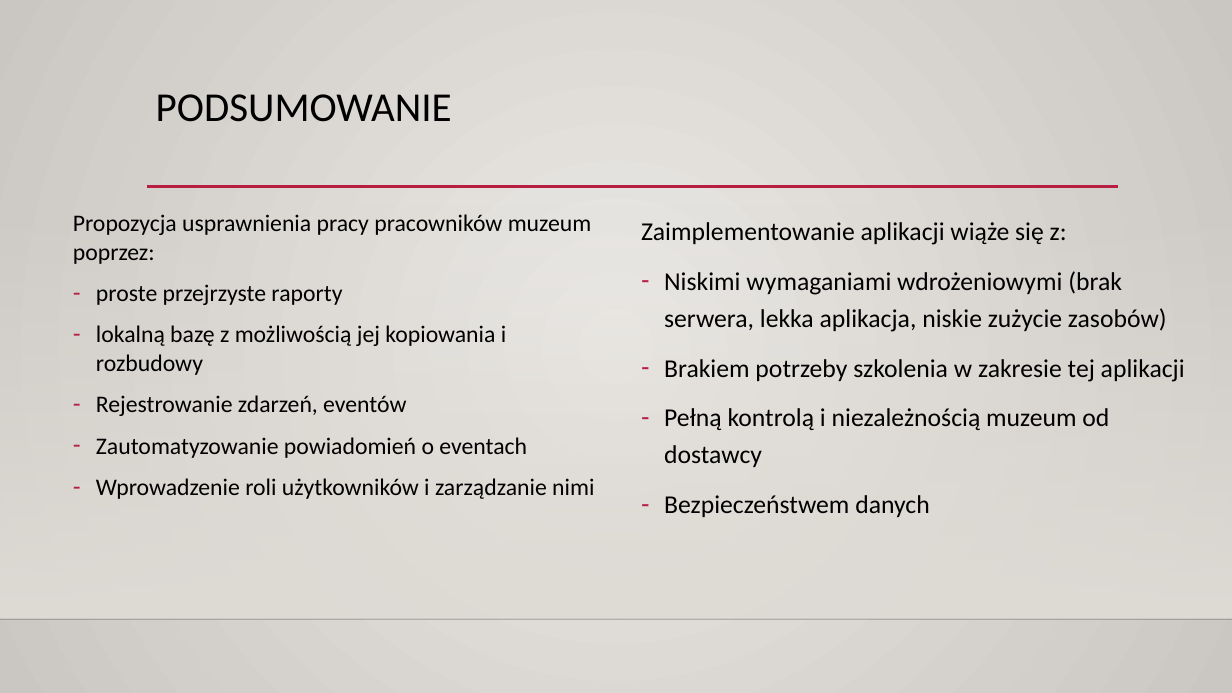
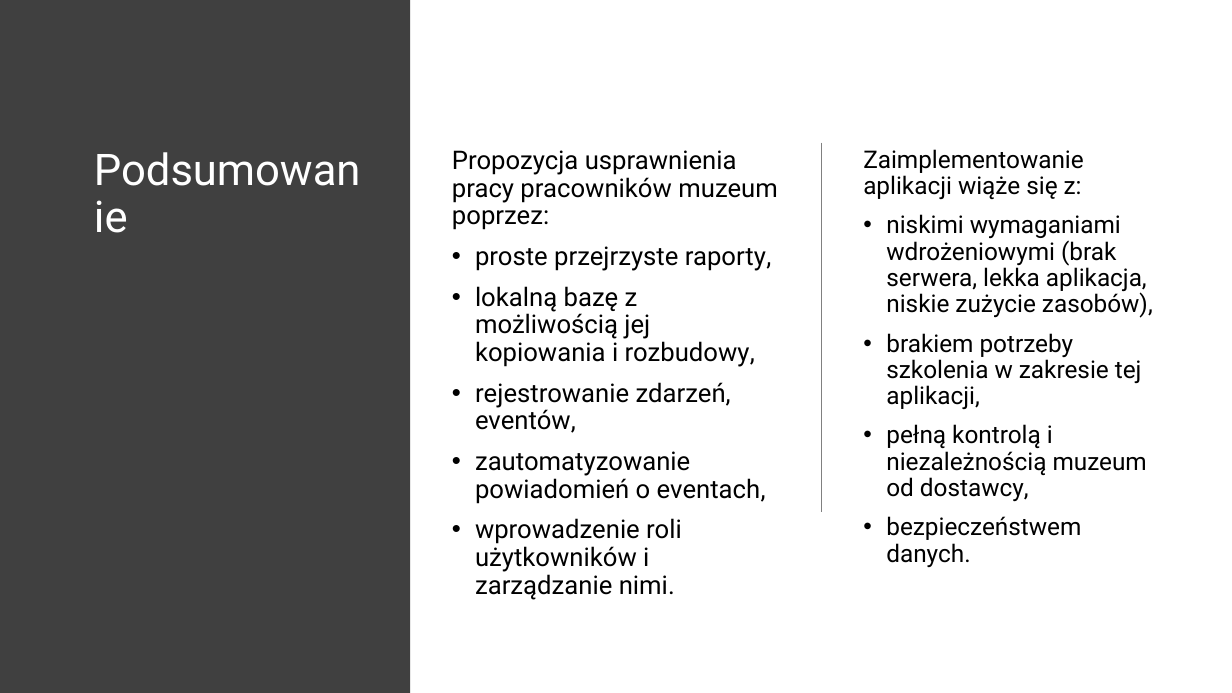
Before and after one commit to oliwiaglodek/MuzeumWPF, a slide deck: slide 21 of Prezentacja na obronę.pptx (slide 22 before the commit). Drawn at 1232x693 pixels with LibreOffice and Linux fonts; fonts in the diff are those of the drawing; background and template pictures are left out. Boxes give left, top, right and bottom in pixels: in the first picture for what was removed or moved away, otherwise in the second. Text is boxed around its words. In the diff, an @@ line names an element or a change of style, - is before the commit and + after.

```diff
--- a/Prezentacja na obronę.pptx
+++ b/Prezentacja na obronę.pptx
@@ background gradient #ECEAE7 to #CAC7C1 to #FFFFFF @@
@@ rectangle added at bbox=[0, 0, 410, 693], fill #404040 @@
@@ title at bbox=[156, 94, 452, 122]: text changed; size 32 to 34 pt; font Calibri to Roboto; text colour #000000 to #FFFFFF @@
-PODSUMOWANIE
+Podsumowanie
@@ text "Propozycja usprawnienia pracy pracowników muzeum ...": place and size @@
-text "Propozycja usprawnienia pracy pracowników muzeum ..." at bbox=[73, 214, 594, 499]
+text "Propozycja usprawnienia pracy pracowników muzeum ..." at bbox=[452, 150, 778, 600]
@@ line added from (822, 142) to (822, 512), #808080 1 pt @@
@@ text "Zaimplementowanie aplikacji wiąże się z:": place and size @@
-text "Zaimplementowanie aplikacji wiąże się z:" at bbox=[641, 222, 1185, 517]
+text "Zaimplementowanie aplikacji wiąże się z:" at bbox=[863, 149, 1153, 567]
@@ text at bbox=[863, 149, 1084, 199]: size 20 to 19 pt, font Calibri to Roboto in "Zaimplementowanie aplikacji wiąże się z:"; line spacing 1.2 to 0.9 @@
@@ text at bbox=[452, 150, 778, 230]: size 18.5 to 20 pt, font Calibri to Roboto in "Propozycja usprawnienia pracy pracowników muzeum poprzez:"; line spacing 1 to 0.9 @@
@@ rectangle removed at bbox=[0, 204, 1232, 619] @@
@@ line removed from (147, 187) to (1118, 187) @@
@@ text at bbox=[886, 214, 1153, 567]: text changed; size 20 to 19 pt; font Calibri to Roboto @@
-– Niskimi wymaganiami wdrożeniowymi (brak serwera, lekka aplikacja, niskie zużycie zasobów)
-– Brakiem potrzeby szkolenia w zakresie tej aplikacji
-– Pełną kontrolą i niezależnością muzeum od dostawcy
-– Bezpieczeństwem danych
+• niskimi wymaganiami wdrożeniowymi (brak serwera, lekka aplikacja, niskie zużycie zasobów),
+• brakiem potrzeby szkolenia w zakresie tej aplikacji,
+• pełną kontrolą i niezależnością muzeum od dostawcy,
+• bezpieczeństwem danych.
@@ text at bbox=[475, 246, 772, 600]: text changed; size 18.5 to 20 pt; font Calibri to Roboto @@
-– proste przejrzyste raporty
-– lokalną bazę z możliwością jej kopiowania i rozbudowy
-– Rejestrowanie zdarzeń, eventów
-– Zautomatyzowanie powiadomień o eventach
-– Wprowadzenie roli użytkowników i zarządzanie nimi
+• proste przejrzyste raporty,
+• lokalną bazę z możliwością jej kopiowania i rozbudowy,
+• rejestrowanie zdarzeń, eventów,
+• zautomatyzowanie powiadomień o eventach,
+• wprowadzenie roli użytkowników i zarządzanie nimi.
@@ line removed from (0, 619) to (1232, 619) @@
```
Also in this commit, not shown: 20 other slides changed, 1 slide removed, 1 other file.
